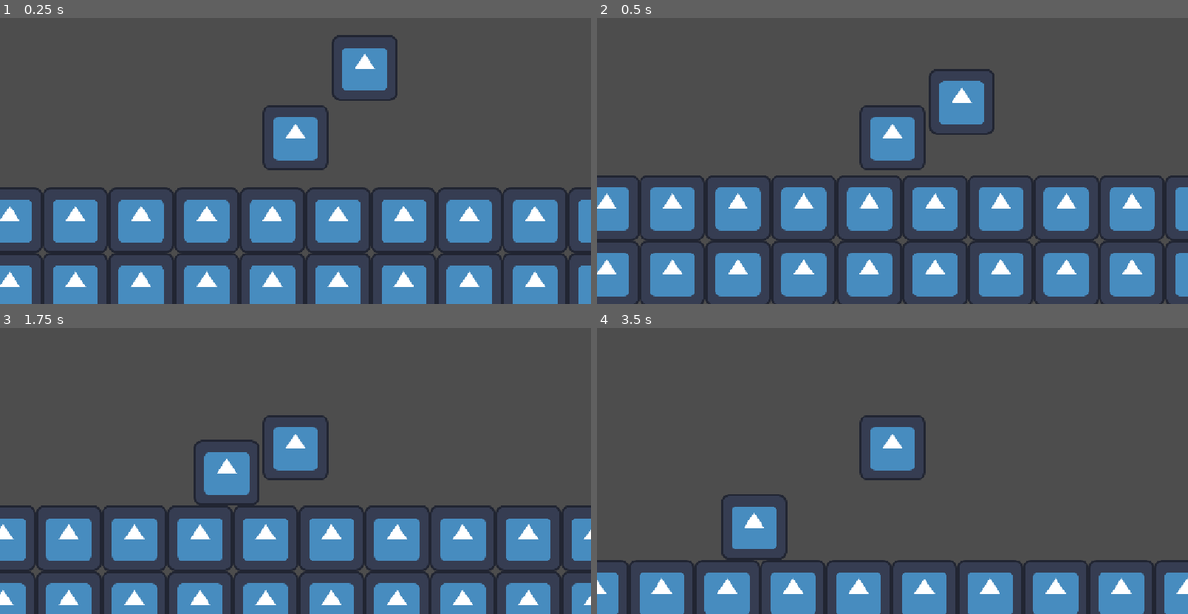
Above: before the commit, frames 1-4 (two rows, left to right).
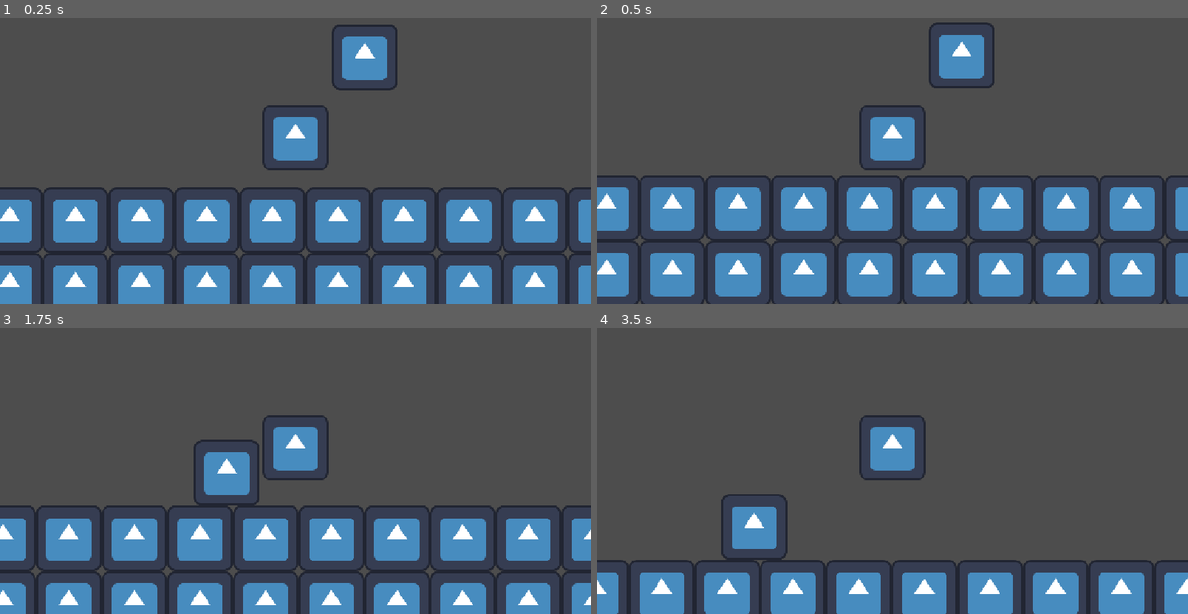
Above: after the commit, the same moments.

Repository: YiepFox/mmj-finale-game
Game: Godot game, scene res://Scenes/Parasite/node_2d.tscn
Two runs of this game, one before a commit and one after it. Both use one fixed random seed, a clock stepped at 60 frames per second and the inputs below. The project has no main scene, so this scene is started directly. The engine's default icon, where the game draws it, is replaced by a stand-in: a white triangle on a blue panel in a dark square.
Inputs (mouse positions are in pixels of both pictures, inside the frame that each line leads up to):
- Up to frame 1 (0.25 s): no input
- Up to frame 2 (0.5 s): no input
- Up to frame 3 (1.75 s): move the mouse to (425, 430) at 0.52 s; hold D (move_right) from 0.53 s (still down); click (425, 430) at 0.6 s; tap Space (jump) at 0.77, 1.07, 1.52, 1.55 s; tap X (interact) at 0.8, 1.35 s; move the mouse to (177, 465) at 1.27 s
- Up to frame 4 (3.5 s): tap Space (jump) at 1.82, 2.1, 3.02, 3.32 s; move the mouse to (951, 373) at 2.02 s; release D (move_right) at 2.03 s; hold A (move_left) 2.03-2.78 s; click (951, 373) at 2.3 s; move the mouse to (862, 513) at 2.77 s; hold D (move_right) from 2.78 s (still down); click (862, 513) at 2.85 s; tap X (interact) at 3.05 s

The runs differ from the first frame. In frame 1, 1.1% of the frame differs, in the area x 56-68%, y 2-29%; in frame 2, 2.7%, in the area x 56-68%, y 1-41%; in frame 3, less than 0.1%; in frame 4, less than 0.1%.

Commit message:
Knockback problem solved

Diff:
--- a/Scenes/Parasite/parasite.gd
+++ b/Scenes/Parasite/parasite.gd
@@ -9,34 +9,36 @@
 ##The force of the jump on land
 @export var _ground_jump_force:float = -300.0
 ##The acceleration and decceleration on the ground
-@export var _ground_acceleration = 0.2
+@export var _ground_acceleration:float = 0.2
 
 @export_group("Water")
 ##The parasite’s movement in the water
 @export var _water_speed:float = 200.0
 ##The parasite’s propulsion within water
-@export var _swiming_impulse = -180.0
+@export var _swiming_impulse:float = -180.0
 ##The gravity underwater
-@export var _water_gravity = 250.0
+@export var _water_gravity:float = 250.0
 ##The maximum speed at which the parasite can sink underwater
-@export var _max_water_fall_speed = 150.0
+@export var _max_water_fall_speed:float = 150.0
 ##The acceleration and decceleration in the water
-@export var _aquatic_acceleration = 0.05
+@export var _aquatic_acceleration:float = 0.05
 ##The force of the jump in water when he touch the bottom of the water
-@export var _water_jump_force = -250.0
+@export var _water_jump_force:float = -250.0
 
 @export_group("Attack")
+##The amount of damage the parasite can inflict
+@export var _damage:float = 1.0
 ##The default duration of the cooldown
-@export var _duration = 0.2
+@export var _cooldown_duration:float = 0.2
 
 ##Check if the player is on dry land
 var _is_in_ground:bool = false
 ##The current enemy that is on the attack_area
-var _current_enemy = null
+var _current_enemy:Enemy = null
 ##The cooldown of the attack
-var _attack_cd = _duration
+var _attack_cooldown:float = _cooldown_duration
 ##True if he can attack
-var _can_attack = true
+var _can_attack:bool = true
 
 func _physics_process(delta: float) -> void:
 	if Input.is_action_just_pressed("interact"):
@@ -48,14 +50,12 @@
 		_aquatic_movement(delta)
 
 	if _current_enemy and Input.is_action_just_pressed("attack") and _can_attack:
-		_can_attack = false
-		_current_enemy._life -= 1
-		_current_enemy._damage(position)
+		_attack(delta)
 
 	if _can_attack == false:
-		_attack_cd -= delta
-		if _attack_cd <= 0:
-			_attack_cd = _duration
+		_attack_cooldown -= delta
+		if _attack_cooldown <= 0:
+			_attack_cooldown = _cooldown_duration
 			_can_attack = true
 
 	move_and_slide()
@@ -95,12 +95,17 @@
 		$"attack area".rotation_degrees = 180
 
 
+#The attack function
+func _attack(_delta):
+	_can_attack = false
+	if _current_enemy.has_method("_take_damage"):
+		_current_enemy._take_damage(_damage, global_position)
+
 
 func _on_attack_area_body_entered(body: Node2D) -> void:
 	if body is Enemy:
 		_current_enemy = body
 
-
 func _on_attack_area_body_exited(body: Node2D) -> void:
 	if body is Enemy:
 		_current_enemy = null
--- a/Scenes/enemy/prototype_emeny.gd
+++ b/Scenes/enemy/prototype_emeny.gd
@@ -1,47 +1,90 @@
 extends CharacterBody2D
 class_name Enemy
 
-##The default life at the start of the game
-var _default_life = 5
-##the current life
-var _life = _default_life
-##the force of the push when the parasite push the Enemy
-var _push_force = 300
+@export_group("Life")
+@export var _max_life: float = 5.0
 
-var _is_pushing:bool = false
+@export_group("Ground")
+@export var _ground_push_force: float = 300.0
+@export var _ground_hop_force: float = -120.0
+@export var _ground_knockback_duration: float = 0.18
+@export var _ground_knockback_friction: float = 1200.0
 
-var push_angle:float
+@export_group("Water")
+@export var _water_push_force: float = 170.0
+@export var _water_hop_force: float = -55.0
+@export var _water_knockback_duration: float = 0.28
+@export var _water_gravity: float = 220.0
+@export var _max_water_fall_speed: float = 130.0
+## The higher the value, the heavier the water resistance feels.
+@export var _water_drag: float = 9.0
+
+@export var _is_in_water: bool = true
+
+var _current_life: float
+var _knockback_timer: float = 0.0
+
+func _ready() -> void:
+	_current_life = _max_life
 
 func _physics_process(delta: float) -> void:
+	if Input.is_action_just_pressed("interact"):
+		_is_in_water = !_is_in_water
 
-	if not is_on_floor():
-		velocity += get_gravity() * delta
+	if _knockback_timer > 0.0:
+		_knockback_timer -= delta
 
-	if _life <= 0:
-		queue_free()
-
-	if _is_pushing and (wrap(rad_to_deg(velocity.angle()), 0, 360) <= wrap(rad_to_deg(push_angle) + 180, 0, 360) + 5
-		and wrap(rad_to_deg(velocity.angle()), 0, 360) >= wrap(rad_to_deg(push_angle) + 180, 0, 360) - 5):
-
-		velocity += Vector2.from_angle(push_angle) * delta * 300
-
+	if _is_in_water:
+		_apply_water_physics(delta)
 	else:
-		if _is_pushing:
-			velocity = Vector2.ZERO
-			_is_pushing = false
-
+		_apply_ground_physics(delta)
 
 	move_and_slide()
 
-func _damage(_from_position) -> void:
+func _apply_ground_physics(_delta: float) -> void:
+	if not is_on_floor():
+		velocity += get_gravity() * _delta
 
-	var tween = get_tree().create_tween()
+	if _knockback_timer > 0.0 or is_on_floor():
+		velocity.x = move_toward(velocity.x, 0.0, _ground_knockback_friction * _delta)
+
+func _apply_water_physics(delta: float) -> void:
+	# Limited gravity in water
+	velocity.y += _water_gravity * delta
+	velocity.y = min(velocity.y, _max_water_fall_speed)
+
+	# Water resistance on both axes (gradually slows down momentum and upward/downward movement)
+	var drag_factor: float = clamp(_water_drag * delta, 0.0, 1.0)
+	velocity.x = lerp(velocity.x, 0.0, drag_factor)
+	if _knockback_timer > 0.0 and velocity.y < 0.0:
+		velocity.y = lerp(velocity.y, 0.0, drag_factor * 0.85)
+
+
+func _take_damage(_damage: float, _from_position: Vector2) -> void:
+	_current_life -= _damage
+	if _current_life <= 0:
+		_die()
+		return
+
+	var dir_x: float = sign(global_position.x - _from_position.x)
+	if dir_x == 0.0:
+		dir_x = 1.0
+
+	if _is_in_water:
+		velocity.x = dir_x * _water_push_force
+		velocity.y = _water_hop_force
+		_knockback_timer = _water_knockback_duration
+	else:
+		velocity.x = dir_x * _ground_push_force
+		velocity.y = _ground_hop_force
+		_knockback_timer = _ground_knockback_duration
+
+	_play_hit_flash()
+
+func _play_hit_flash() -> void:
+	var tween := create_tween()
 	tween.tween_property(self, "modulate", Color8(255, 80, 64), 0.1).set_trans(Tween.TRANS_EXPO)
-	await tween.finished
-	var tween2 = get_tree().create_tween()
-	tween2.tween_property(self, "modulate", Color.WHITE, 0.3).set_trans(Tween.TRANS_QUAD)
+	tween.tween_property(self, "modulate", Color.WHITE, 0.25).set_trans(Tween.TRANS_QUAD)
 
-	_is_pushing = true
-	push_angle = position.angle_to_point(_from_position)
-	var vector2_angle = Vector2.from_angle(push_angle + deg_to_rad(180)) + Vector2(0, 0.5)
-	velocity += vector2_angle * _push_force
+func _die() -> void:
+	queue_free()
